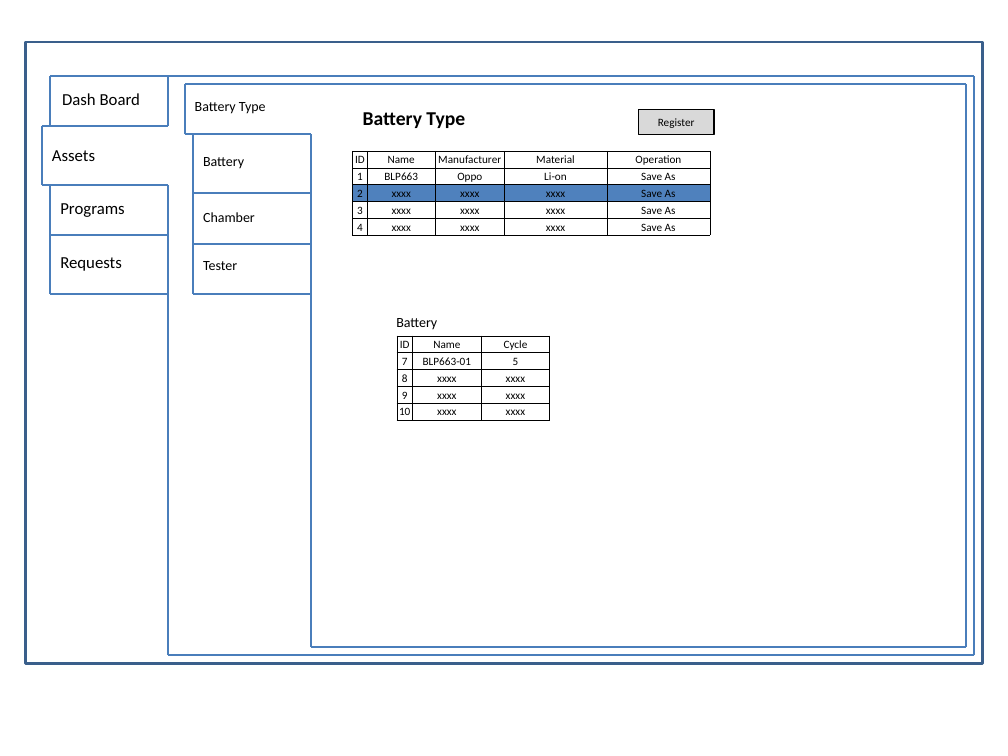
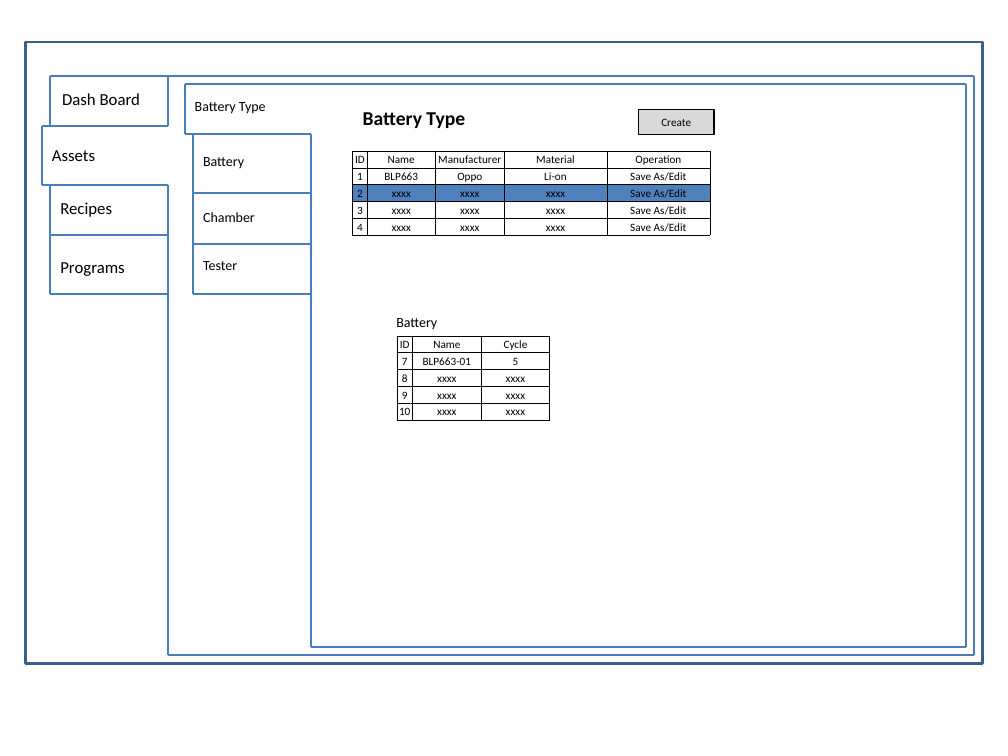
Before and after one commit to happylennychen/BCLabManager, a slide deck: slide 8 of Doc/UI Design.pptx (slide 5 before the commit). Drawn at 1008x756 pixels with LibreOffice and Linux fonts; fonts in the diff are those of the drawing. Boxes give left, top, right and bottom in pixels: in the first picture for what was removed or moved away, otherwise in the second. Text is boxed around its words. In the diff, an @@ line names an element or a change of style, - is before the commit and + after.

```diff
--- a/Doc/UI Design.pptx
+++ b/Doc/UI Design.pptx
@@ text in rectangle at bbox=[661, 118, 691, 126]: text changed @@
-Register
+Create
@@ table at bbox=[353, 151, 710, 236] @@
-row 2, column 5: Save As
+row 2, column 5: Save As/Edit
-row 3, column 5: Save As
+row 3, column 5: Save As/Edit
-row 4, column 5: Save As
+row 4, column 5: Save As/Edit
-row 5, column 5: Save As
+row 5, column 5: Save As/Edit
@@ text added at bbox=[60, 202, 112, 217], 12 pt, text #000000 @@
+Recipes
@@ text "Programs": place and size @@
-text "Programs" at bbox=[60, 203, 124, 217]
+text "Programs" at bbox=[60, 262, 124, 276]
@@ text removed at bbox=[60, 257, 122, 271] @@
-Requests
```
Also in this commit, not shown: 22 other slides changed, 7 slides added, 4 slides removed.
